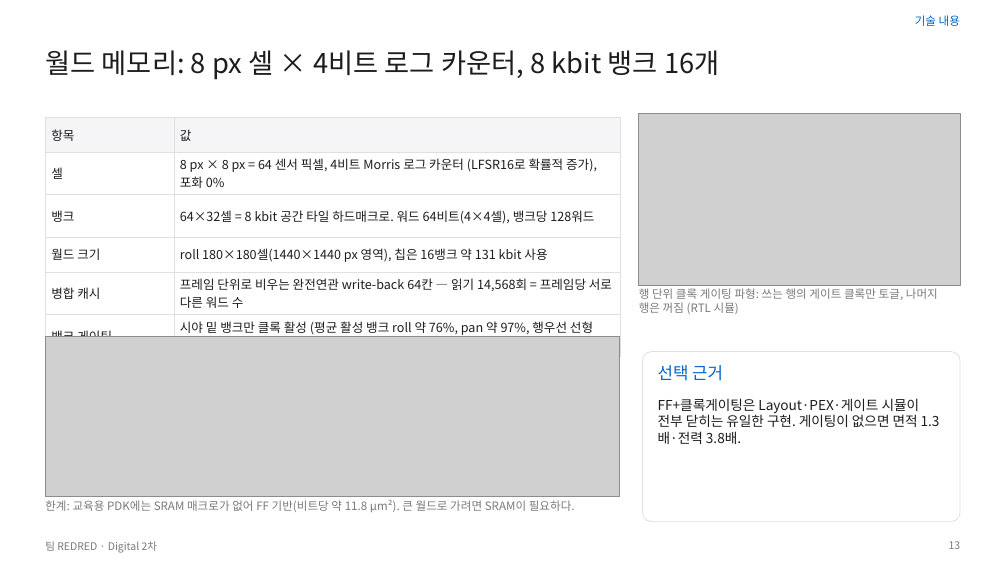
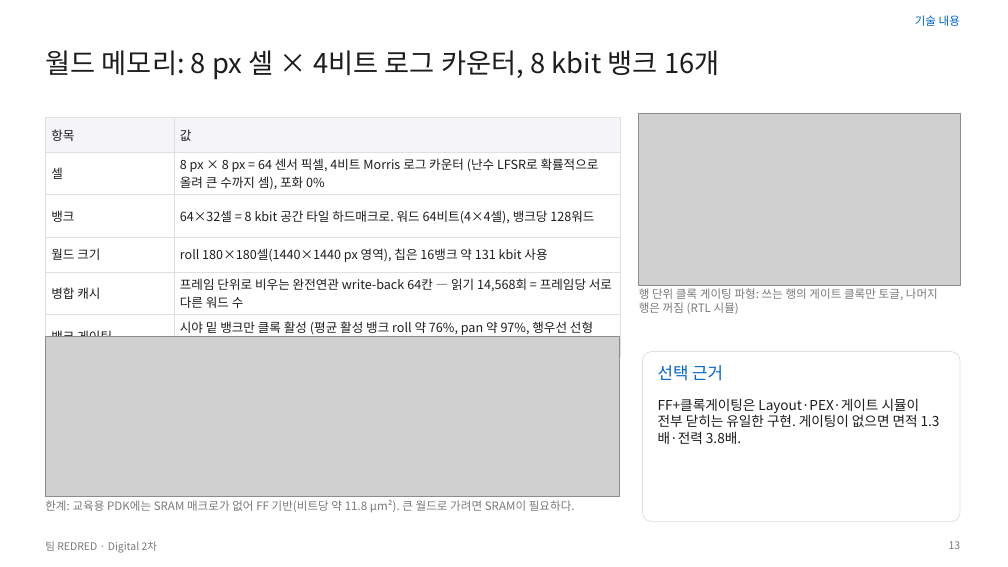
Before and after one commit to GangHeeJo/AI-SEMI, a slide deck: slide 13 of submission/REDRED_2차_발표자료_칩S.pptx. Drawn at 1008x567 pixels with LibreOffice and Linux fonts; fonts in the diff are those of the drawing; grey boxes stand for pictures. Boxes give left, top, right and bottom in pixels: in the first picture for what was removed or moved away, otherwise in the second. Text is boxed around its words. In the diff, an @@ line names an element or a change of style, - is before the commit and + after.

```diff
--- a/submission/REDRED_2차_발표자료_칩S.pptx
+++ b/submission/REDRED_2차_발표자료_칩S.pptx
@@ table at [45,117,620,358] @@
-row 2, column 2: 8 px × 8 px = 64 센서 픽셀, 4비트 Morris 로그 카운터 (LFSR16로 확률적 증가), 포화 0%
+row 2, column 2: 8 px × 8 px = 64 센서 픽셀, 4비트 Morris 로그 카운터 (난수 LFSR로 확률적으로 올려 큰 수까지 셈), 포화 0%
```
Also in this commit, not shown: 11 other slides changed, 1 slide added, 1 slide removed, 4 other files.
